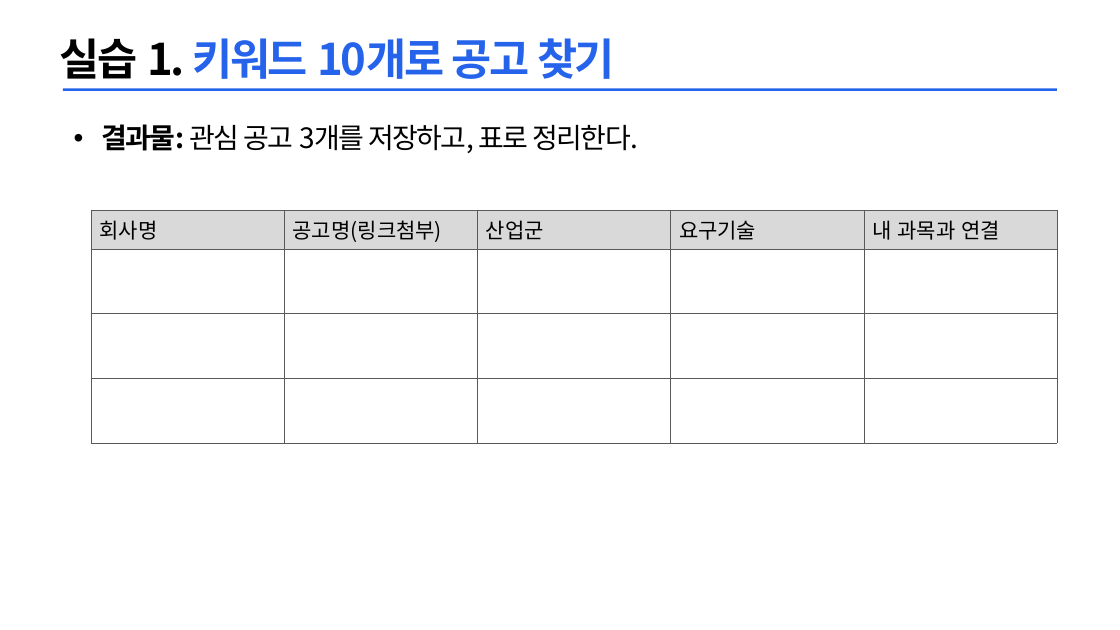
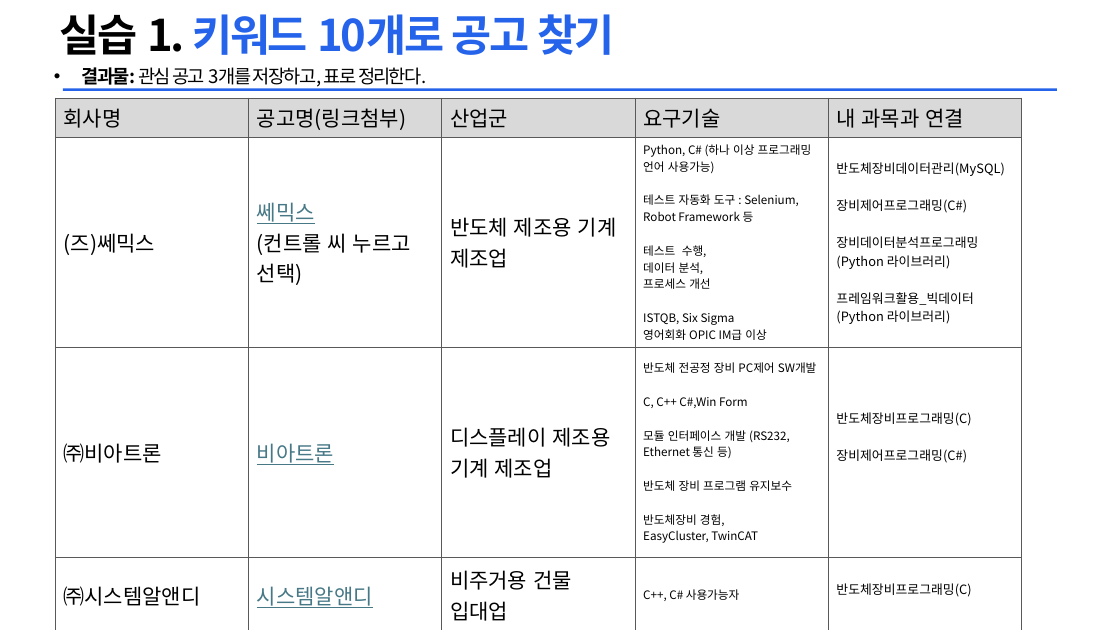
Before and after one commit to taesub0204/python, a slide deck: slide 2 of 취업역량강화/[강의자료] 취업역량강화_PART2_01 기업 탐색_활동지.pptx. Drawn at 1120x630 pixels with LibreOffice and Linux fonts; fonts in the diff are those of the drawing. Boxes give left, top, right and bottom in pixels: in the first picture for what was removed or moved away, otherwise in the second. Text is boxed around its words. In the diff, an @@ line names an element or a change of style, - is before the commit and + after.

```diff
--- a/취업역량강화/[강의자료] 취업역량강화_PART2_01 기업 탐색_활동지.pptx
+++ b/취업역량강화/[강의자료] 취업역량강화_PART2_01 기업 탐색_활동지.pptx
@@ title "실습 1. 키워드 10개로 공고 ...": place and size @@
-title "실습 1. 키워드 10개로 공고 ..." at box(60, 38, 615, 79)
+title "실습 1. 키워드 10개로 공고 ..." at box(60, 14, 615, 55)
@@ text "결과물: 관심 공고 3개를 저장하고, ...": place and size @@
-text "결과물: 관심 공고 3개를 저장하고, ..." at box(102, 124, 639, 153)
+text "결과물: 관심 공고 3개를 저장하고, ..." at box(82, 67, 427, 89)
@@ text "결과물: 관심 공고 3개를 저장하고, ..." at box(82, 67, 427, 89): size 24 to 16 pt @@
@@ table at box(55, 98, 1022, 625) @@
-row 2:  |  |  |  | 
+row 2: (즈)쎄믹스 | 쎄믹스 / (컨트롤 씨 누르고 선택) | 반도체 제조용 기계 제조업 | Python, C# (하나 이상 프로그래밍 언어 사용가능) / 테스트 자동화 도구 : Selenium, Robot Framework 등 / 테스트 수행, / 데이터 분석, / 프로세스 개선 / ISTQB, Six Sigma / 영어회화 OPIC IM급 이상 | 반도체장비데이터관리(MySQL) / 장비제어프로그래밍(C#) / 장비데이터분석프로그래밍(Python 라이브러리) / 프레임워크활용_빅데이터 / (Python 라이브러리)
-row 3:  |  |  |  | 
+row 3: ㈜비아트론 | 비아트론 | 디스플레이 제조용 기계 제조업 | 반도체 전공정 장비 PC제어 SW개발 / C, C++ C#,Win Form / 모듈 인터페이스 개발 (RS232, Ethernet 통신 등) / 반도체 장비 프로그램 유지보수 / 반도체장비 경험, / EasyCluster, TwinCAT | 반도체장비프로그래밍(C) / 장비제어프로그래밍(C#)
-row 4:  |  |  |  | 
+row 4: ㈜시스템알앤디 | 시스템알앤디 | 비주거용 건물 입대업 | C++, C# 사용가능자 | 반도체장비프로그래밍(C)
@@ table: place and size @@
-table at box(91, 210, 1057, 439)
+table at box(55, 98, 1022, 625)
```
Also in this commit, not shown: 2 other slides changed.
